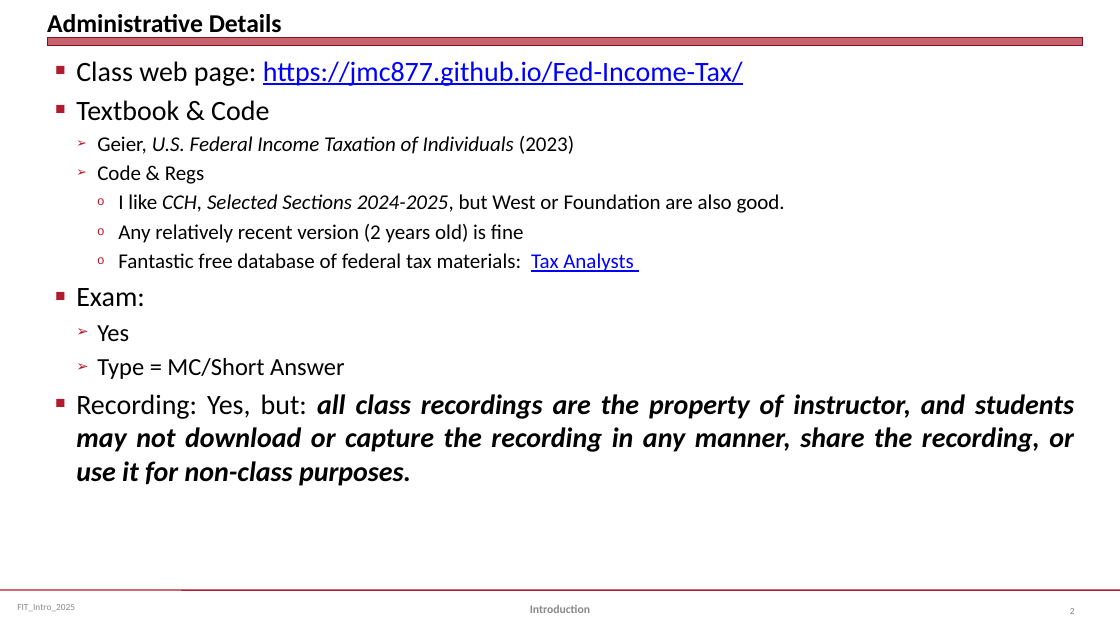
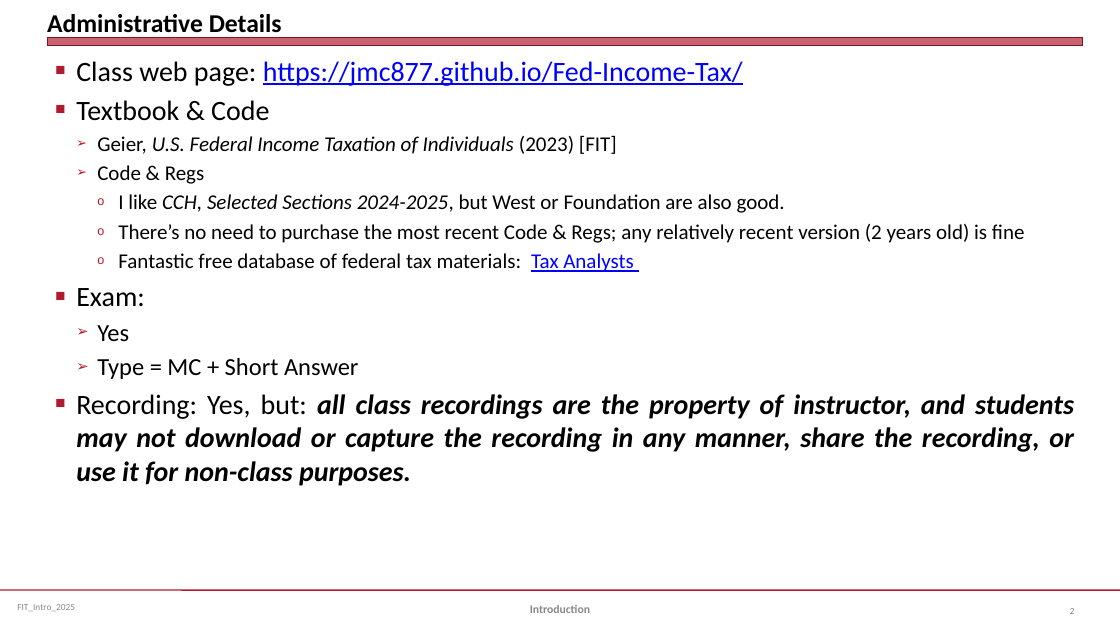
Before and after one commit to jmc877/Fed-Income-Tax, a slide deck: slide 2 of slides/FIT_Intro_2025S.pptx. Drawn at 1120x630 pixels with LibreOffice and Linux fonts; fonts in the diff are those of the drawing. Boxes give left, top, right and bottom in pixels: in the first picture for what was removed or moved away, otherwise in the second. Text is boxed around its words. In the diff, an @@ line names an element or a change of style, - is before the commit and + after.

```diff
--- a/slides/FIT_Intro_2025S.pptx
+++ b/slides/FIT_Intro_2025S.pptx
@@ text at [97, 135, 617, 154]: text changed @@
-  ➢ Geier, U.S. Federal Income Taxation of Individuals (2023)
+  ➢ Geier, U.S. Federal Income Taxation of Individuals (2023) [FIT]
@@ text at [118, 224, 1025, 243]: text changed @@
-    o Any relatively recent version (2 years old) is fine
+    o There’s no need to purchase the most recent Code & Regs; any relatively recent version (2 years old) is fine
@@ text at [97, 358, 359, 379]: text changed @@
-  ➢ Type = MC/Short Answer
+  ➢ Type = MC + Short Answer
```
Also in this commit, not shown: 2 other slides changed, 2 other files.
